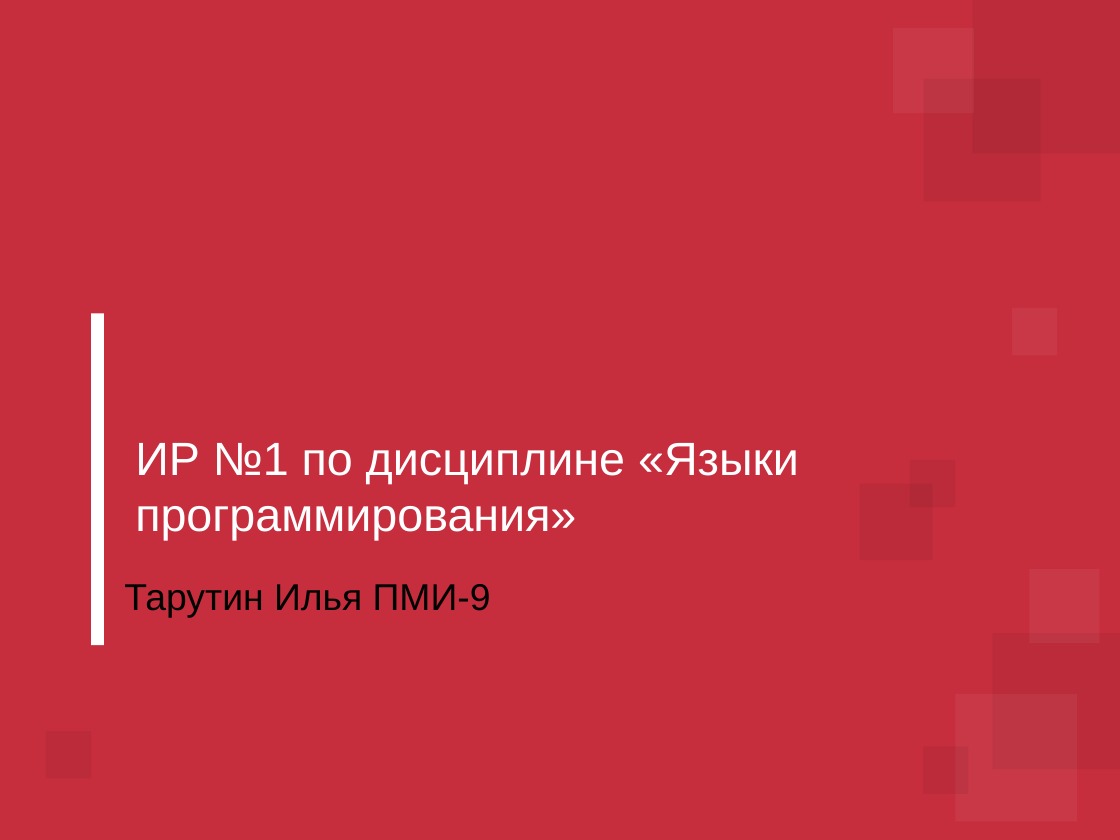
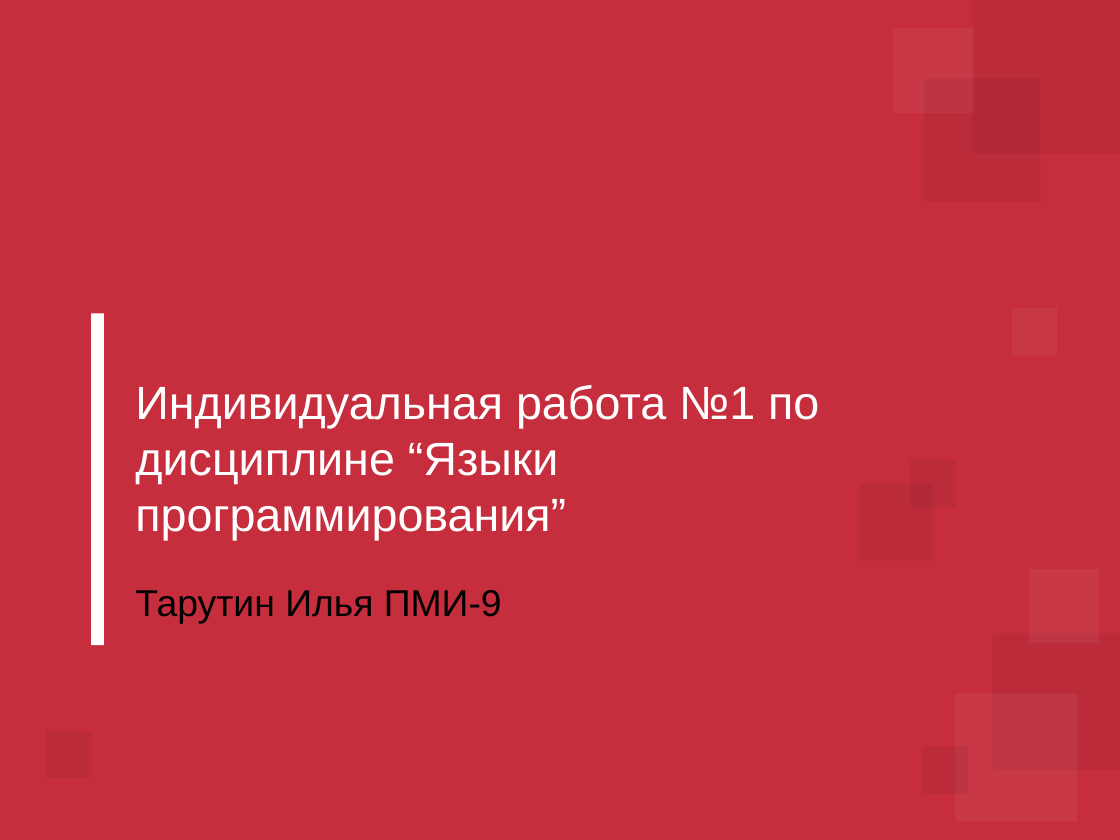
Before and after one commit to Ilyuska/IR_IAP, a slide deck: slide 1 of Презентация.pptx. Drawn at 1120x840 pixels with LibreOffice and Linux fonts; fonts in the diff are those of the drawing; background and template pictures are left out. Boxes give left, top, right and bottom in pixels: in the first picture for what was removed or moved away, otherwise in the second. Text is boxed around its words. In the diff, an @@ line names an element or a change of style, - is before the commit and + after.

```diff
--- a/Презентация.pptx
+++ b/Презентация.pptx
@@ title at (135, 385, 819, 540): text changed @@
-ИР №1 по дисциплине «Языки программирования»
+Индивидуальная работа №1 по дисциплине “Языки программирования”
@@ subtitle "Тарутин Илья ПМИ-9": place and size @@
-subtitle "Тарутин Илья ПМИ-9" at (124, 584, 491, 618)
+subtitle "Тарутин Илья ПМИ-9" at (135, 590, 502, 623)
```
Also in this commit, not shown: 5 other slides changed, 1 slide added, 1 slide removed.
